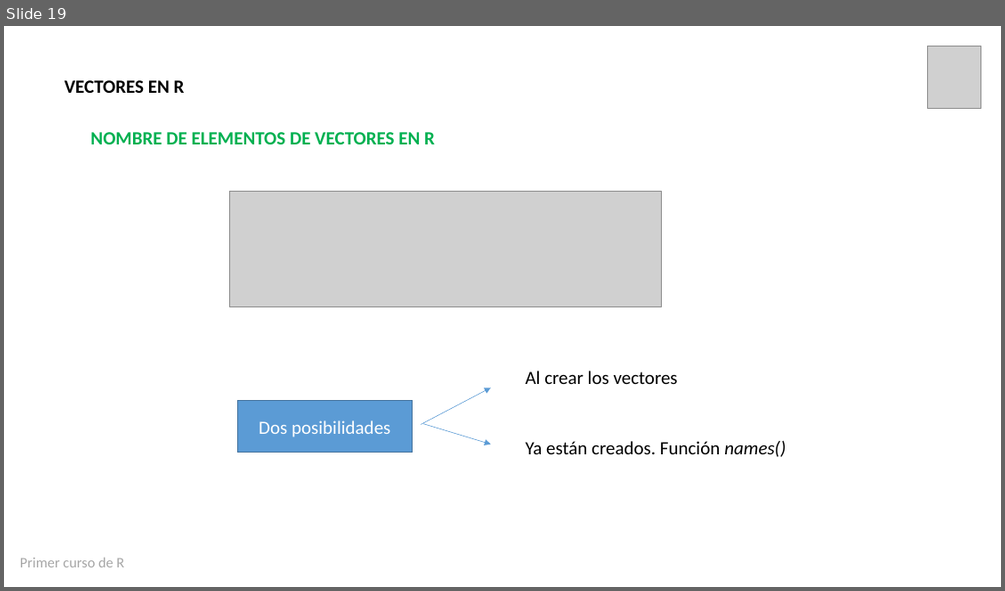
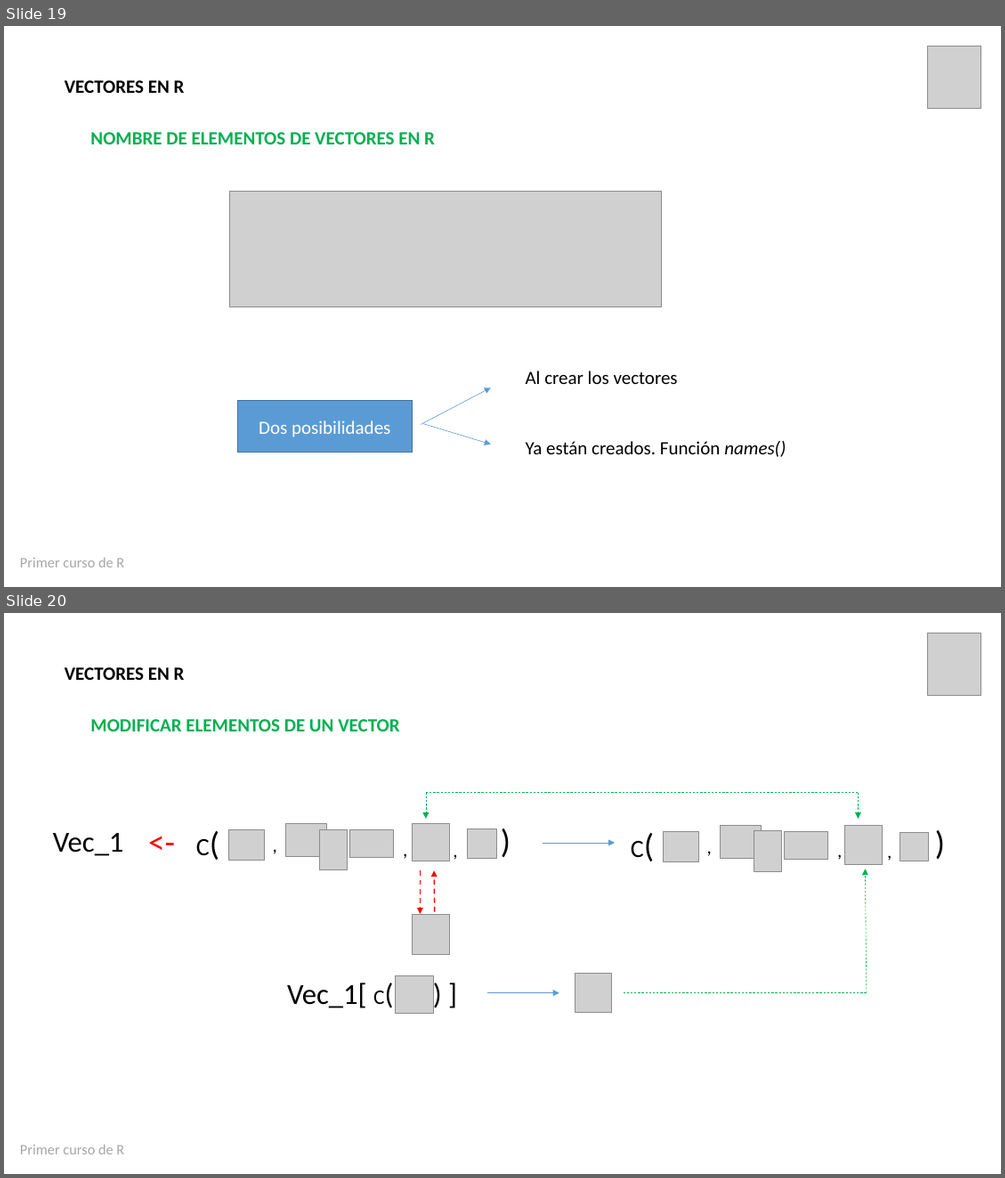
Before and after one commit to estadisticaun/Rbasico, a slide deck: Presentaciones/Presentación Sesión 3 21-08-2020.pptx. Shown one above the other, each under a label of ours: slide 19 before the commit, slides 19 and 20 after it. The pictures are 1005x591 and 1005x1178 pixels, drawn with LibreOffice and Linux fonts; fonts in the diff are those of the drawing; grey boxes stand for pictures. Boxes give left, top, right and bottom in pixels: in the first picture for what was removed or moved away, otherwise in the second. Text is boxed around its words. In the diff, an @@ line names an element or a change of style, - is before the commit and + after.

```diff
--- a/Presentaciones/Presentación Sesión 3 21-08-2020.pptx
+++ b/Presentaciones/Presentación Sesión 3 21-08-2020.pptx
@@ slide 20 added at (4,613,1001,1174), background #FFFFFF @@
@@ picture added at (928,633,981,695) @@
@@ text added at (65,667,185,680), 18 pt, text #000000, bold @@
+VECTORES EN R
@@ text added at (90,719,399,731), 18 pt, text #00B050, bold @@
+MODIFICAR ELEMENTOS DE UN VECTOR
@@ arrow added from (426, 793) to (426, 819), #00B050 0.5 pt dashed @@
@@ line added from (426, 793) to (858, 793), #00B050 0.5 pt dashed @@
@@ arrow added from (858, 793) to (858, 819), #00B050 0.5 pt dashed @@
@@ text added at (141,817,183,865), 32 pt, text #FF0000 @@
+<-
@@ text added at (53,833,124,856), 28 pt, text #000000 @@
+Vec_1
@@ group added at (196,822,518,870): 6 pictures, 5 texts @@
+C(
+(
+,
+,
+,
@@ arrow added from (542, 843) to (615, 843), #5B9BD5 0.5 pt @@
@@ text added at (830,835,850,865), 18 pt, text #000000 @@
+,
@@ group added at (631,824,952,872): 6 pictures, 4 texts @@
+C(
+(
+,
+,
@@ arrow added from (420, 871) to (420, 914), #FF0000 1.25 pt dashed @@
@@ arrow added from (435, 912) to (434, 870), #FF0000 1.25 pt dashed @@
@@ arrow added from (866, 993) to (866, 868), #00B050 0.5 pt dashed @@
@@ picture added at (413,915,450,954) @@
@@ text added at (287,982,384,1008), 28 pt, text #000000 @@
+Vec_1[ C( ) ]
@@ picture added at (396,976,433,1013) @@
@@ picture added at (574,973,612,1013) @@
@@ arrow added from (487, 993) to (558, 993), #5B9BD5 0.5 pt @@
@@ line added from (623, 993) to (866, 993), #00B050 0.5 pt dashed @@
@@ text added at (20,1144,124,1154), 14 pt, text #A6A6A6 @@
+Primer curso de R
```
Also in this commit, not shown: 2 other slides added, 22 other files.
